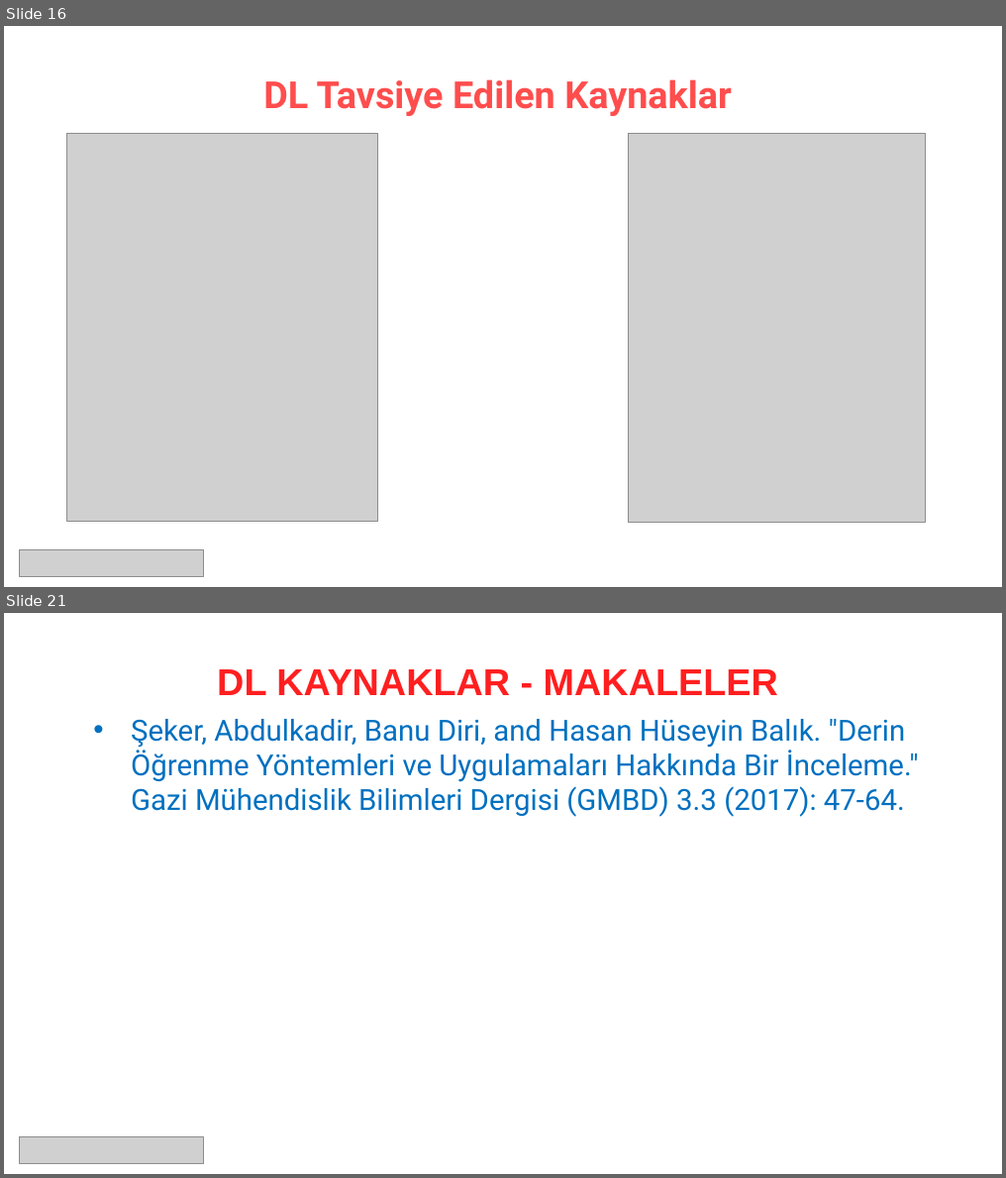
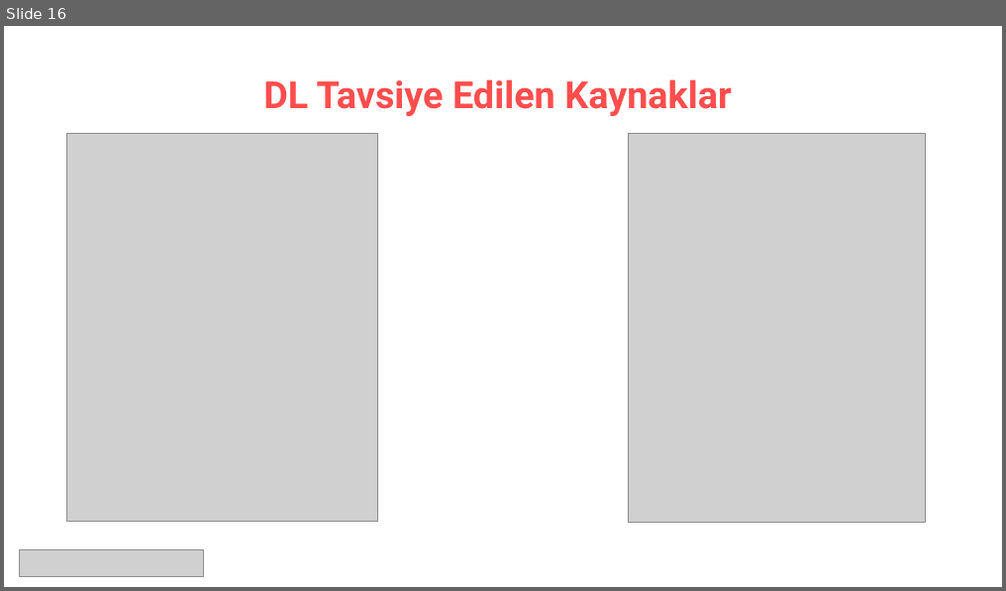
Before and after one commit to MustafaErenSonkaya/machine-learning-with-python-101, a slide deck: presentations/01. Tanışma, kursa giriş.pptx. Shown one above the other, each under a label of ours: slides 16 and 21 before the commit, slide 16 after it; the slides between them are not shown. The pictures are 1006x1178 and 1006x591 pixels, drawn with LibreOffice and Linux fonts; fonts in the diff are those of the drawing; grey boxes stand for pictures. Boxes give left, top, right and bottom in pixels: in the first picture for what was removed or moved away, otherwise in the second. Text is boxed around its words. In the diff, an @@ line names an element or a change of style, - is before the commit and + after.

```diff
--- a/presentations/01. Tanışma, kursa giriş.pptx
+++ b/presentations/01. Tanışma, kursa giriş.pptx
@@ slide 21 removed at [4, 613, 1002, 1174], background #FFFFFF @@
@@ text removed at [217, 669, 778, 695] @@
-  DL KAYNAKLAR - MAKALELER
@@ text removed at [131, 719, 919, 817] @@
-• Şeker, Abdulkadir, Banu Diri, and Hasan Hüseyin Balık. "Derin Öğrenme Yöntemleri ve Uygulamaları Hakkında Bir İnceleme." Gazi Mühendislik Bilimleri Dergisi (GMBD) 3.3 (2017): 47-64.
@@ picture removed at [19, 1138, 203, 1164] @@
```
Also in this commit, not shown: 1 slide changed, 1 slide added, 5 other slides removed, 4 other files.
